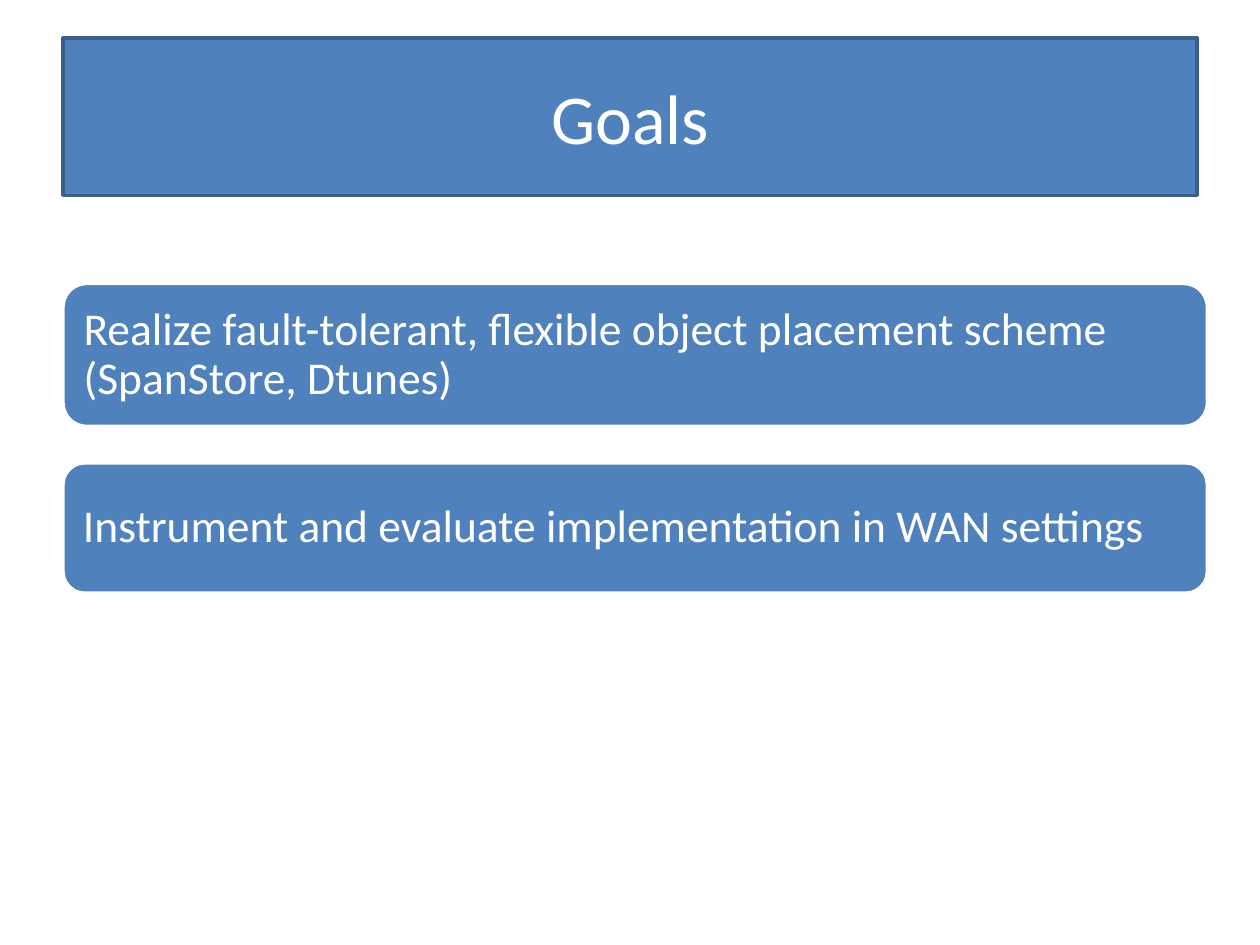
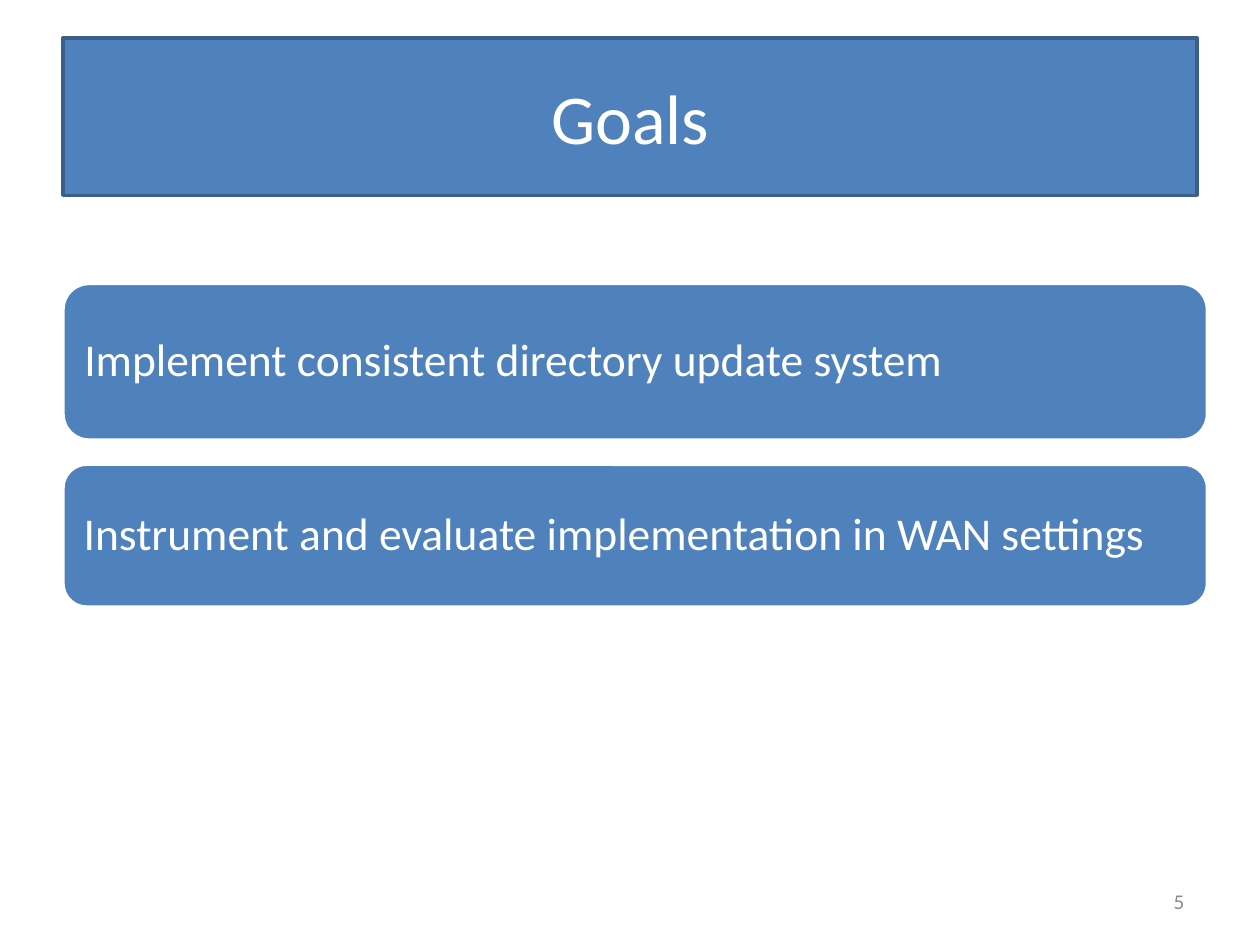
Before and after one commit to Slania/JPaxos-1, a slide deck: slide 5 of Paxos based directory updates for geo-replicated cloud storage.pptx. Drawn at 1260x945 pixels with LibreOffice and Linux fonts; fonts in the diff are those of the drawing. Boxes give left, top, right and bottom in pixels: in the first picture for what was removed or moved away, otherwise in the second. Text is boxed around its words. In the diff, an @@ line names an element or a change of style, - is before the commit and + after.

Commit message:
Sri | Updated ppt

```diff
--- a/Paxos based directory updates for geo-replicated cloud storage.pptx
+++ b/Paxos based directory updates for geo-replicated cloud storage.pptx
@@ rounded rectangle: place and size @@
-rounded rectangle at (63, 284, 1207, 426)
+rounded rectangle at (63, 284, 1207, 440)
@@ text at (84, 344, 942, 384): text changed @@
-Realize fault-tolerant, flexible object placement scheme (SpanStore, Dtunes)
+Implement consistent directory update system
@@ rounded rectangle: place and size @@
-rounded rectangle at (63, 462, 1207, 592)
+rounded rectangle at (63, 464, 1207, 606)
@@ text "Instrument and evaluate implementation in ...": place and size @@
-text "Instrument and evaluate implementation in ..." at (83, 510, 1143, 550)
+text "Instrument and evaluate implementation in ..." at (84, 518, 1143, 558)
@@ page number added at (1174, 895, 1185, 909), 12 pt, text #8C8C8C @@
+5
```
Also in this commit, not shown: 45 other slides changed, 1 slide added.
